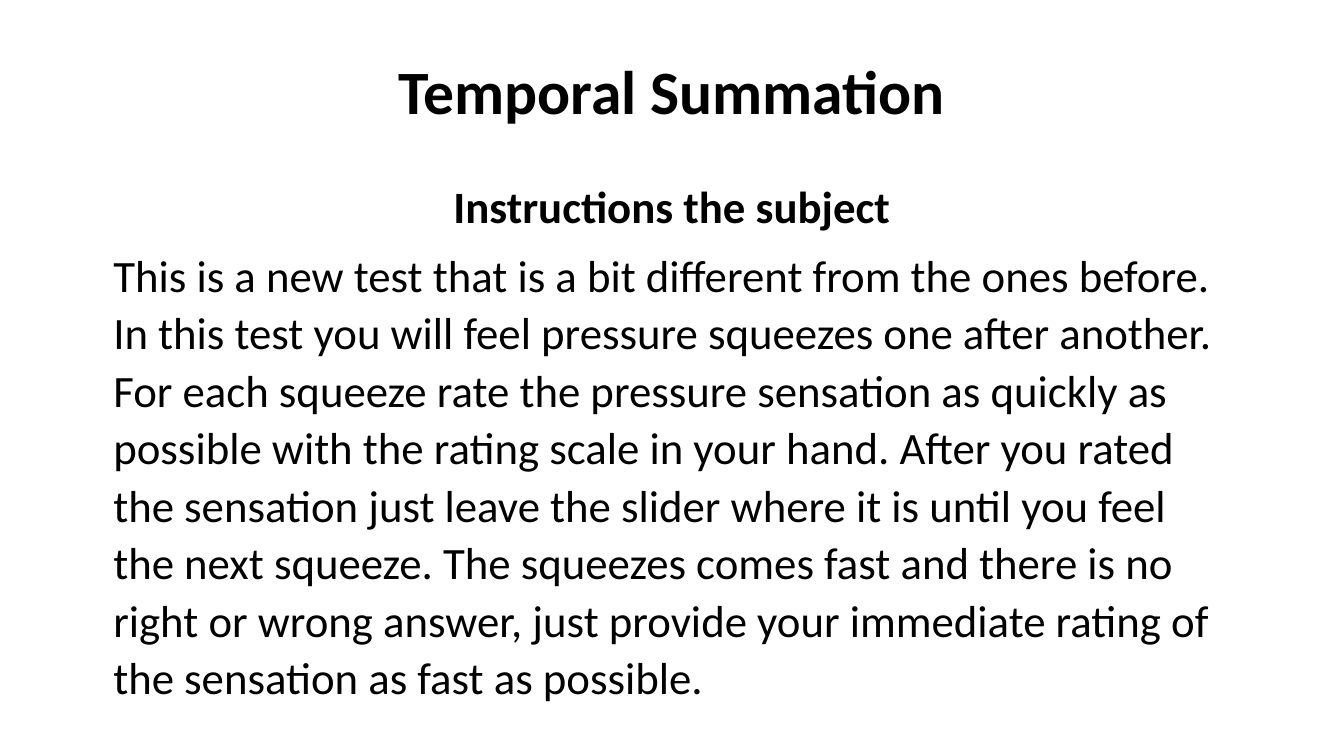
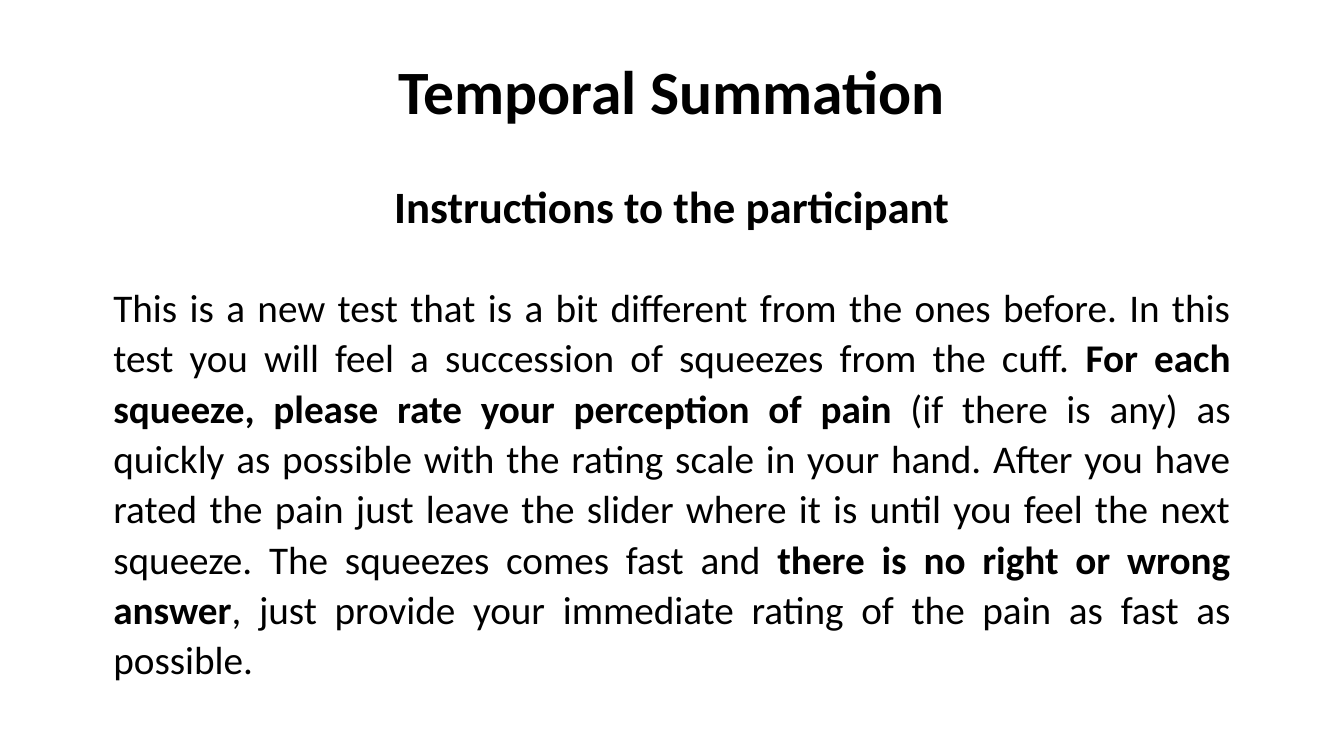
Before and after one commit to LabBench-Society/Protocols.Beta, a slide deck: slide 19 of docs/painEffort/Images.pptx. Drawn at 1344x756 pixels with LibreOffice and Linux fonts; fonts in the diff are those of the drawing. Boxes give left, top, right and bottom in pixels: in the first picture for what was removed or moved away, otherwise in the second. Text is boxed around its words. In the diff, an @@ line names an element or a change of style, - is before the commit and + after.

Commit message:
Updates Images for the Pain Effort Protocol

```diff
--- a/docs/painEffort/Images.pptx
+++ b/docs/painEffort/Images.pptx
@@ text at (113, 191, 1231, 681): text changed; size 32 to 28 pt @@
-Instructions the subject
-This is a new test that is a bit different from the ones before. In this test you will feel pressure squeezes one after another. For each squeeze rate the pressure sensation as quickly as possible with the rating scale in your hand. After you rated the sensation just leave the slider where it is until you feel the next squeeze. The squeezes comes fast and there is no right or wrong answer, just provide your immediate rating of the sensation as fast as possible.
+Instructions to the participant
+This is a new test that is a bit different from the ones before. In this test you will feel a succession of squeezes from the cuff. For each squeeze, please rate your perception of pain (if there is any) as quickly as possible with the rating scale in your hand. After you have rated the pain just leave the slider where it is until you feel the next squeeze. The squeezes comes fast and there is no right or wrong answer, just provide your immediate rating of the pain as fast as possible.
```
Also in this commit, not shown: 9 other slides changed, 19 other files.
